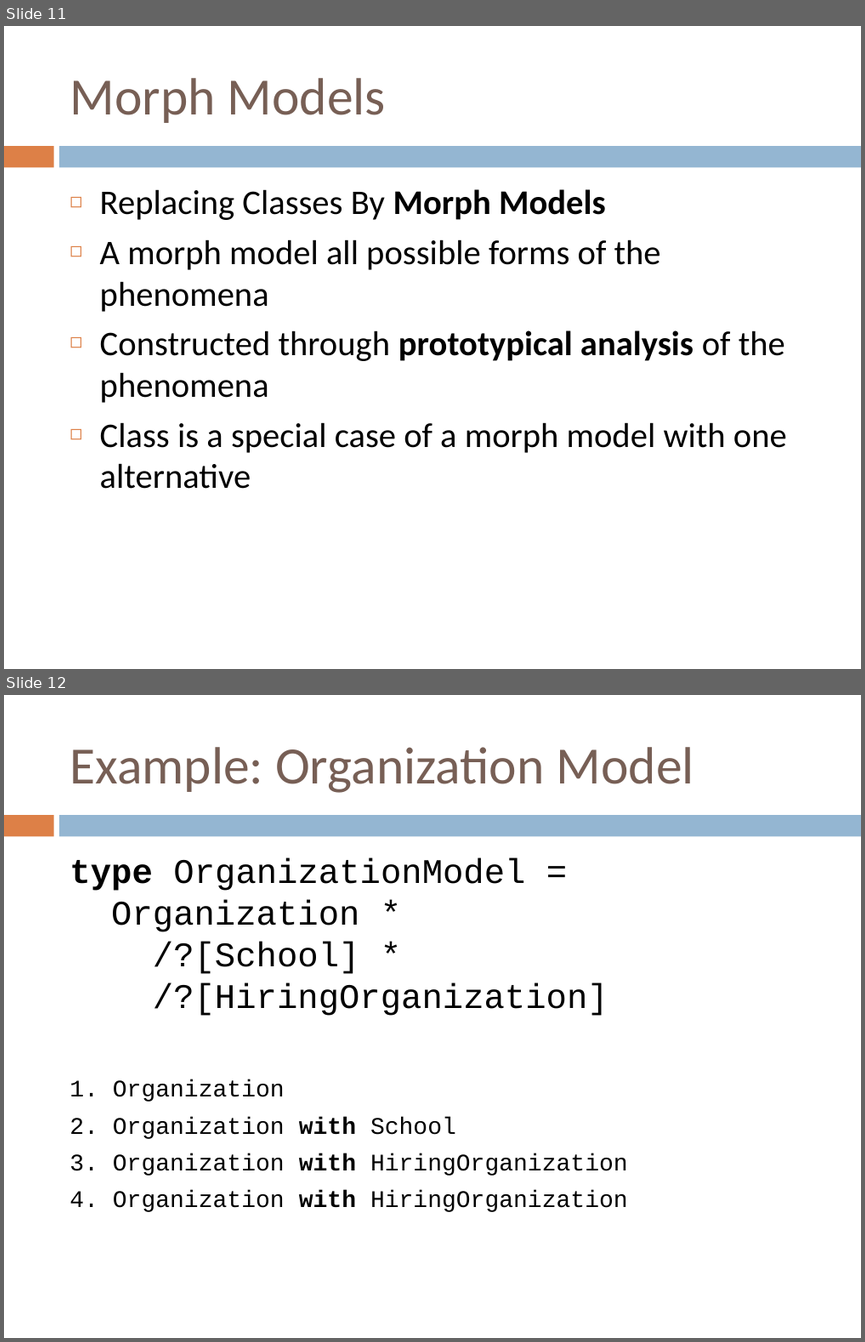
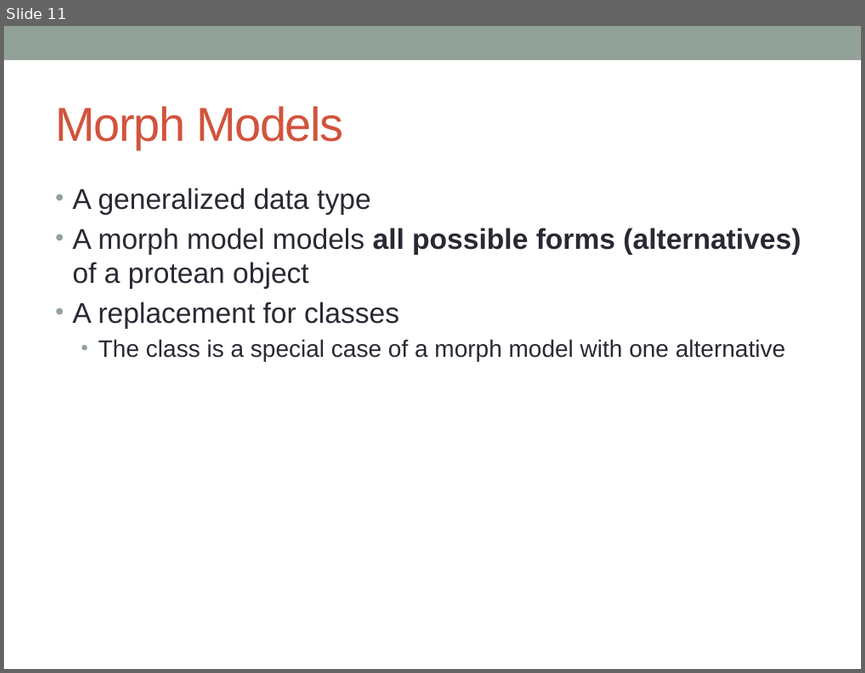
Before and after one commit to zslajchrt/morpheus, a slide deck: src/main/doc/thesis/mala/MalaObhajoba.pptx. Shown one above the other, each under a label of ours: slides 11 and 12 before the commit, slide 11 after it. The pictures are 865x1342 and 865x673 pixels, drawn with LibreOffice and Linux fonts; fonts in the diff are those of the drawing. Boxes give left, top, right and bottom in pixels: in the first picture for what was removed or moved away, otherwise in the second. Text is boxed around its words. In the diff, an @@ line names an element or a change of style, - is before the commit and + after.

```diff
--- a/src/main/doc/thesis/mala/MalaObhajoba.pptx
+++ b/src/main/doc/thesis/mala/MalaObhajoba.pptx
@@ slide 12 removed at box(4, 695, 861, 1338), background #FFFFFF; not listed: 2 template elements that a slide beside it also shows @@
@@ title removed at box(69, 747, 694, 793) @@
-Example: Organization Model
@@ text removed at box(69, 858, 628, 1212) @@
-type OrganizationModel =
-Organization *
-/?[School] *
-/?[HiringOrganization]
-1. Organization
-2. Organization with School
-3. Organization with HiringOrganization
-4. Organization with HiringOrganization
@@ slide 11 changed as well @@
@@ rectangle added at box(4, 26, 861, 60), fill #93A299 @@
@@ title "Morph Models": place and size @@
-title "Morph Models" at box(69, 78, 386, 123)
+title "Morph Models" at box(55, 106, 343, 149)
@@ title "Morph Models" at box(55, 106, 343, 149): size 44 to 40 pt, font Calibri to Arial, text colour #775F55 to #D2533C, letter spacing 0 to -1 pt @@
@@ rectangle removed at box(4, 146, 53, 167) @@
@@ rectangle removed at box(60, 146, 861, 167) @@
@@ text at box(73, 188, 800, 361): text changed; size 29 to 24 pt; font Calibri to Arial; text colour #000000 to #292934 @@
-◻ Replacing Classes By Morph Models
-◻ A morph model all possible forms of the phenomena
-◻ Constructed through prototypical analysis of the phenomena
-◻ Class is a special case of a morph model with one alternative
+• A generalized data type
+• A morph model models all possible forms (alternatives) of a protean object
+• A replacement for classes
+  • The class is a special case of a morph model with one alternative
```
Also in this commit, not shown: 14 other slides changed, 4 slides added, 2 other slides removed.
